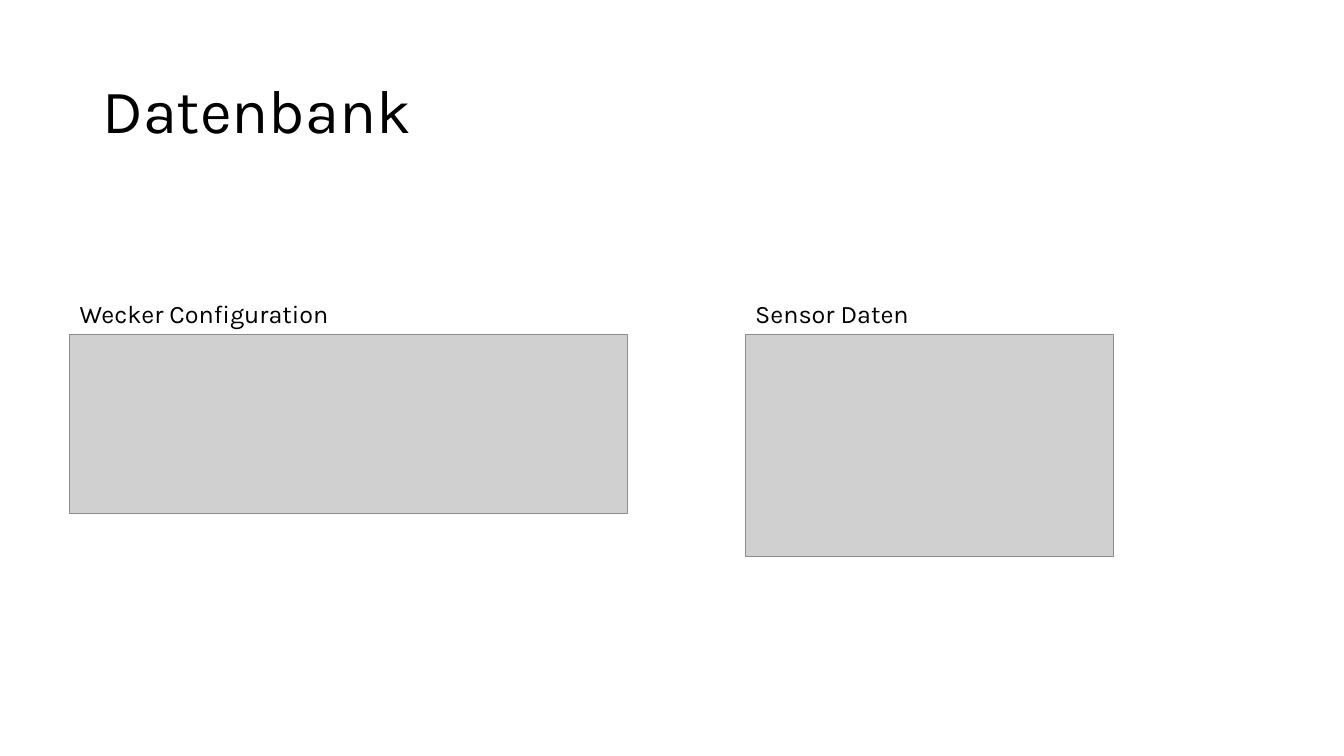
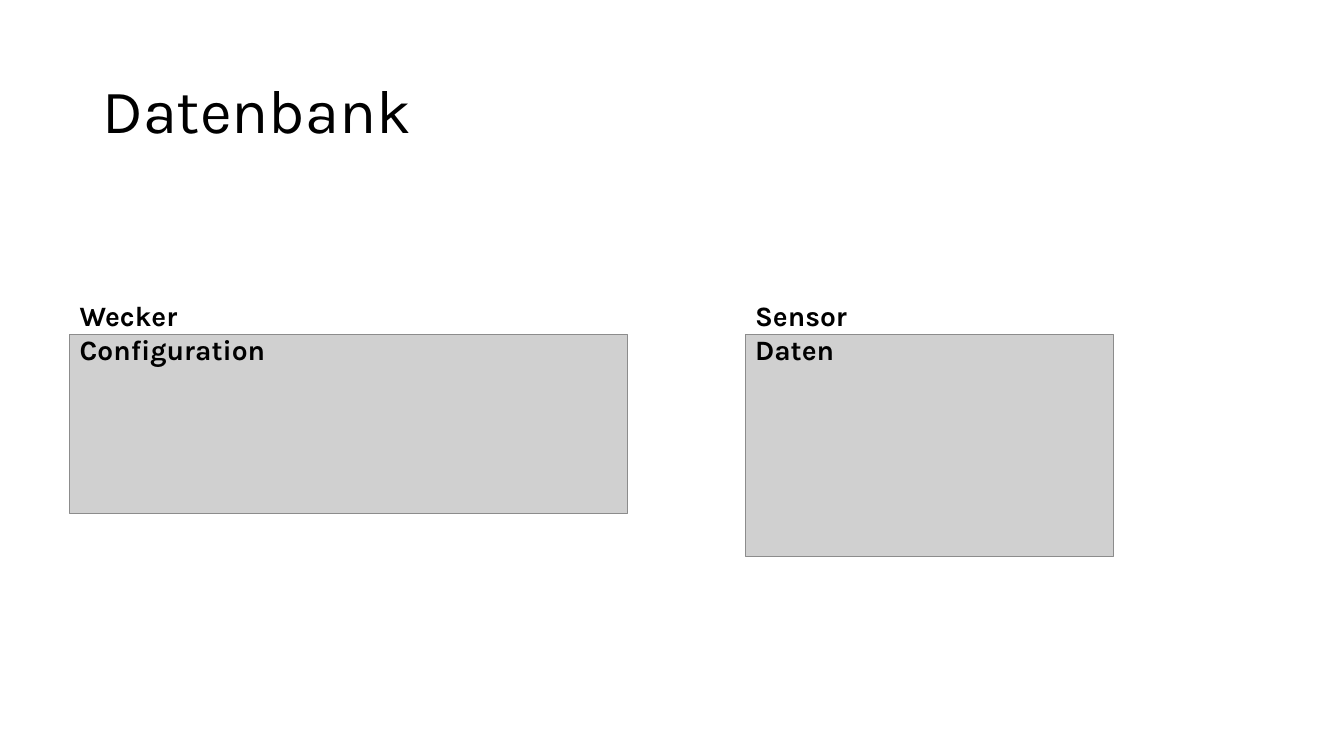
Before and after one commit to jannis1602/SmartAlarmClock, a slide deck: slide 21 of planung/Fachgespraech.pptx (slide 17 before the commit). Drawn at 1344x756 pixels with LibreOffice and Linux fonts; fonts in the diff are those of the drawing; grey boxes stand for pictures. Boxes give left, top, right and bottom in pixels: in the first picture for what was removed or moved away, otherwise in the second. Text is boxed around its words. In the diff, an @@ line names an element or a change of style, - is before the commit and + after.

```diff
--- a/planung/Fachgespraech.pptx
+++ b/planung/Fachgespraech.pptx
@@ text "Wecker Configuration" at [80,306,265,367]: size 18 to 20 pt, bold on @@
@@ text "Sensor Daten" at [755,307,847,361]: size 18 to 20 pt, bold on @@
```
Also in this commit, not shown: 5 other slides changed, 6 slides added, 10 other files.
